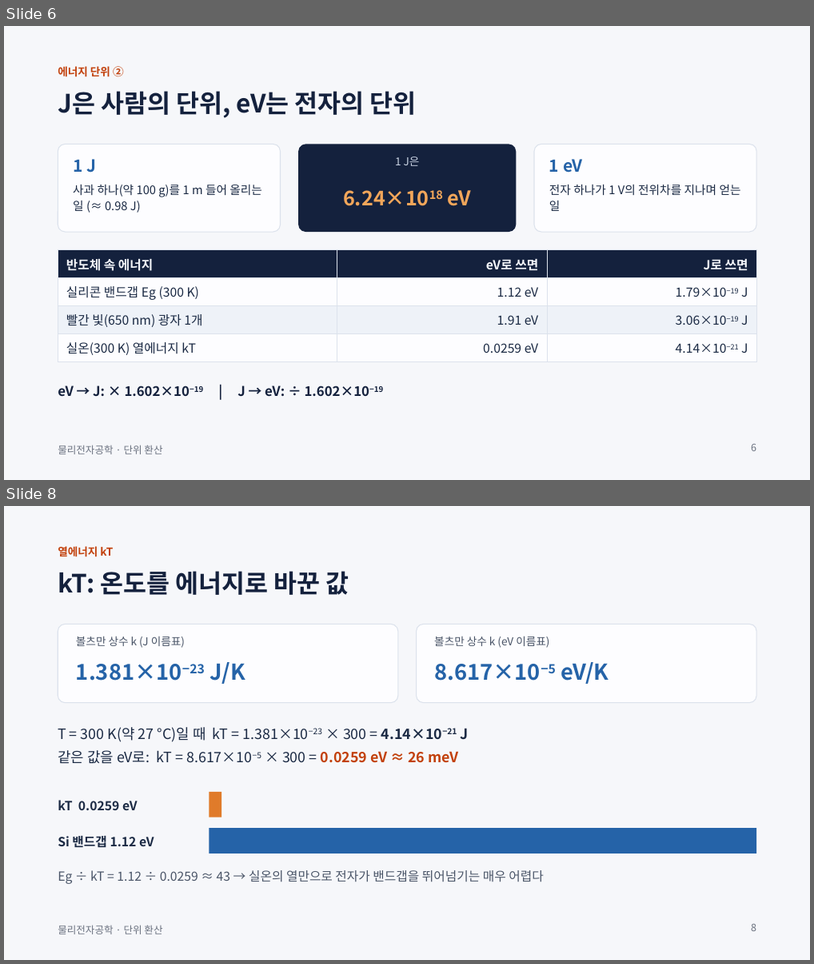
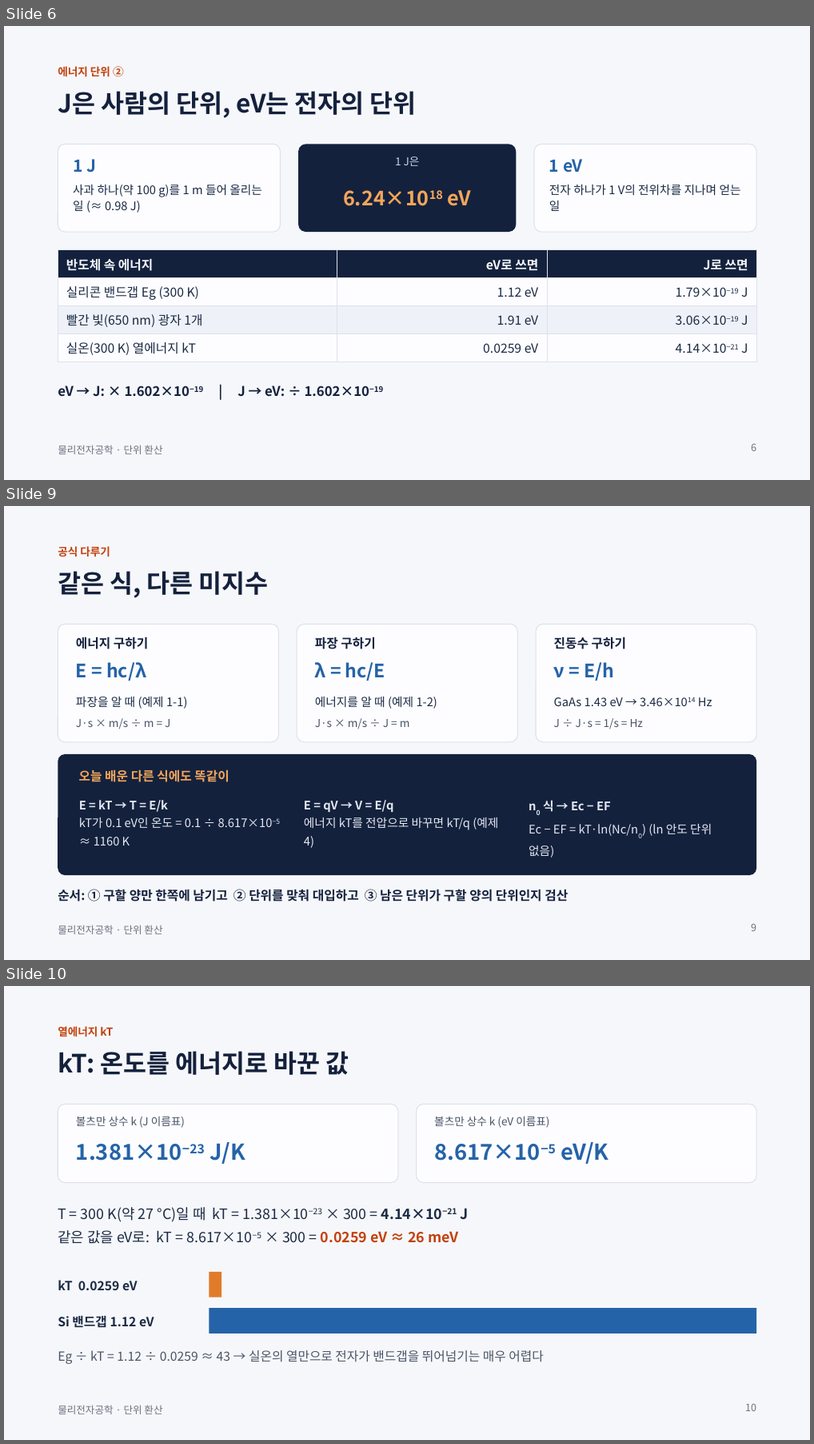
Before and after one commit to abcd8180/3A, a slide deck: 물리전자공학_보충_단위환산.pptx. Shown one above the other, each under a label of ours: slides 6 and 8 before the commit, slides 6, 9 and 10 after it; the slides between them are not shown. The pictures are 814x964 and 814x1444 pixels, drawn with LibreOffice and Linux fonts; fonts in the diff are those of the drawing. Boxes give left, top, right and bottom in pixels: in the first picture for what was removed or moved away, otherwise in the second. Text is boxed around its words. In the diff, an @@ line names an element or a change of style, - is before the commit and + after.

```diff
--- a/물리전자공학_보충_단위환산.pptx
+++ b/물리전자공학_보충_단위환산.pptx
@@ slide 9 added at (4, 506, 810, 960), background #F6F7FA; not listed: 1 template element that a slide beside it also shows @@
@@ text added at (58, 546, 110, 557), 13 pt, text #C2410C, bold @@
+공식 다루기
@@ text added at (58, 571, 269, 598), 30 pt, text #14213D, bold @@
+같은 식, 다른 미지수
@@ rounded rectangle added at (58, 624, 278, 742), fill #FDFDFF, outline #DCE2EC 1 pt @@
@@ rounded rectangle added at (297, 624, 518, 742), fill #FDFDFF, outline #DCE2EC 1 pt @@
@@ rounded rectangle added at (536, 624, 757, 742), fill #FDFDFF, outline #DCE2EC 1 pt @@
@@ text added at (76, 636, 148, 649), 15 pt, text #14213D, bold @@
+에너지 구하기
@@ text added at (315, 636, 375, 649), 15 pt, text #14213D, bold @@
+파장 구하기
@@ text added at (554, 636, 626, 649), 15 pt, text #14213D, bold @@
+진동수 구하기
@@ text added at (76, 662, 146, 680), 22 pt, text #2563A8, bold @@
+E = hc/λ
@@ text added at (315, 662, 386, 680), 22 pt, text #2563A8, bold @@
+λ = hc/E
@@ text added at (554, 662, 614, 680), 22 pt, text #2563A8, bold @@
+ν = E/h
@@ text added at (76, 696, 187, 708), 14 pt, text #1B2A44 @@
+파장을 알 때 (예제 1-1)
@@ text added at (315, 696, 438, 708), 14 pt, text #1B2A44 @@
+에너지를 알 때 (예제 1-2)
@@ text added at (554, 697, 713, 706), 14 pt, text #1B2A44 @@
+GaAs 1.43 eV → 3.46×1014 Hz
@@ text added at (76, 718, 170, 729), 13 pt, text #4A5568 @@
+J·s × m/s ÷ m = J
@@ text added at (315, 718, 410, 729), 13 pt, text #4A5568 @@
+J·s × m/s ÷ J = m
@@ text added at (554, 718, 643, 729), 13 pt, text #4A5568 @@
+J ÷ J·s = 1/s = Hz
@@ rounded rectangle added at (58, 754, 757, 875), fill #14213D @@
@@ text added at (79, 769, 229, 782), 15 pt, text #F2A65A, bold @@
+오늘 배운 다른 식에도 똑같이
@@ text added at (79, 800, 280, 845), 14 pt, text #E3E8F1 @@
+E = kT → T = E/k
+kT가 0.1 eV인 온도 = 0.1 ÷ 8.617×10−5 ≈ 1160 K
@@ text added at (304, 800, 498, 848), 14 pt, text #E3E8F1 @@
+E = qV → V = E/q
+에너지 kT를 전압으로 바꾸면 kT/q (예제 4)
@@ text added at (529, 800, 712, 857), 14 pt, text #E3E8F1 @@
+n0 식 → Ec − EF
+Ec − EF = kT·ln(Nc/n0) (ln 안도 단위 없음)
@@ text added at (58, 888, 568, 901), 15 pt, text #14213D, bold @@
+순서: ① 구할 양만 한쪽에 남기고 ② 단위를 맞춰 대입하고 ③ 남은 단위가 구할 양의 단위인지 검산
@@ page number added at (751, 923, 757, 931), 12 pt, text #6B7280 @@
+9
@@ what was slide 8 is now slide 10 @@
@@ page number at (746, 1403, 757, 1411): text changed @@
-8
+10
```
Also in this commit, not shown: 1 slide changed, 1 other slide added.
